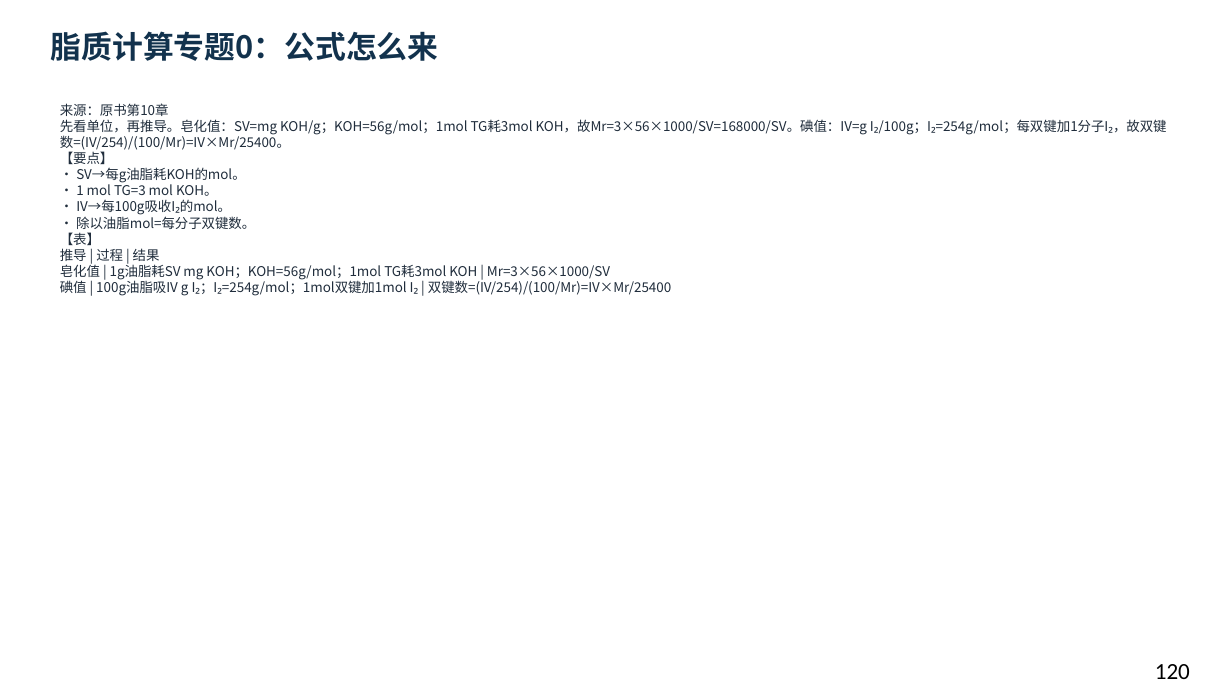
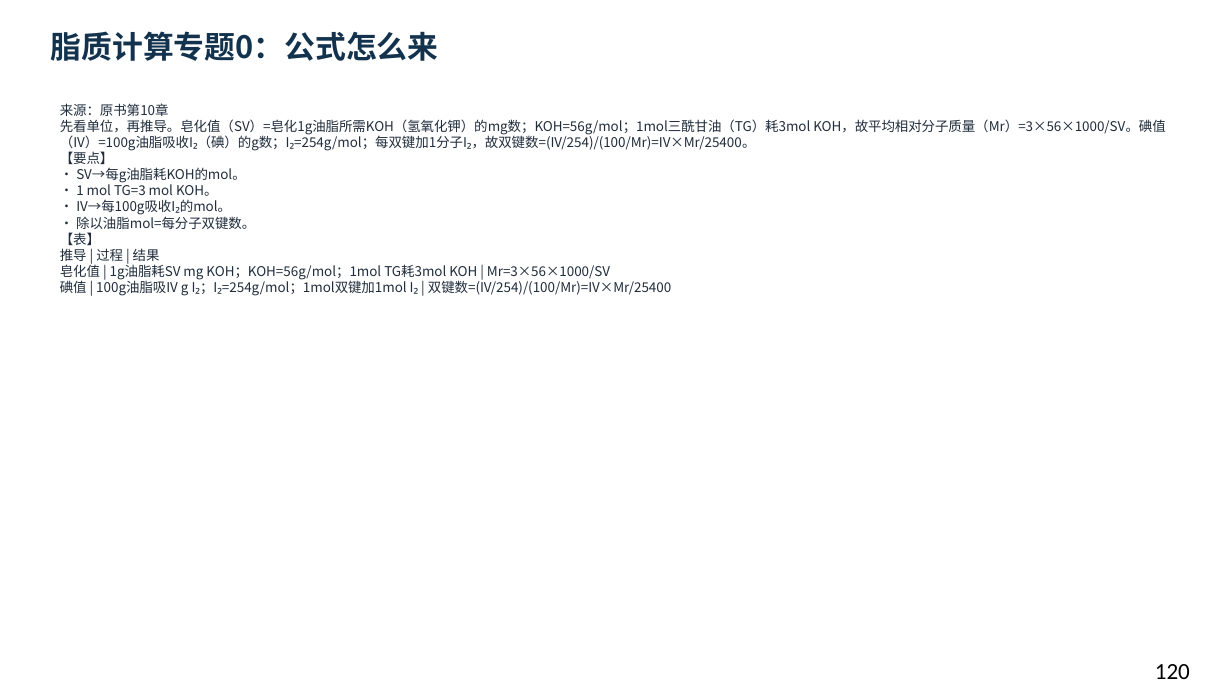
Before and after one commit to newkan-li/Biochemistry, a slide deck: slide 120 of downloads/bc10-ai-style.pptx. Drawn at 1232x693 pixels with LibreOffice and Linux fonts; fonts in the diff are those of the drawing. Boxes give left, top, right and bottom in pixels: in the first picture for what was removed or moved away, otherwise in the second. Text is boxed around its words. In the diff, an @@ line names an element or a change of style, - is before the commit and + after.

```diff
--- a/downloads/bc10-ai-style.pptx
+++ b/downloads/bc10-ai-style.pptx
@@ text at [60,103,1165,296]: text changed @@
-来源：原书第10章
-先看单位，再推导。皂化值：SV=mg KOH/g；KOH=56g/mol；1mol TG耗3mol KOH，故Mr=3×56×1000/SV=168000/SV。碘值：IV=g I₂/100g；I₂=254g/mol；每双键加1分子I₂，故双键数=(IV/254)/(100/Mr)=IV×Mr/25400。
-【要点】
-• SV→每g油脂耗KOH的mol。
-• 1 mol TG=3 mol KOH。
-• IV→每100g吸收I₂的mol。
-• 除以油脂mol=每分子双键数。
-【表】
-推导 | 过程 | 结果
-皂化值 | 1g油脂耗SV mg KOH；KOH=56g/mol；1mol TG耗3mol KOH | Mr=3×56×1000/SV
-碘值 | 100g油脂吸IV g I₂；I₂=254g/mol；1mol双键加1mol I₂ | 双键数=(IV/254)/(100/Mr)=IV×Mr/25400
+来源：原书第10章
+先看单位，再推导。皂化值（SV）=皂化1g油脂所需KOH（氢氧化钾）的mg数；KOH=56g/mol；1mol三酰甘油（TG）耗3mol KOH，故平均相对分子质量（Mr）=3×56×1000/SV。碘值（IV）=100g油脂吸收I₂（碘）的g数；I₂=254g/mol；每双键加1分子I₂，故双键数=(IV/254)/(100/Mr)=IV×Mr/25400。
+【要点】
+• SV→每g油脂耗KOH的mol。
+• 1 mol TG=3 mol KOH。
+• IV→每100g吸收I₂的mol。
+• 除以油脂mol=每分子双键数。
+【表】
+推导 | 过程 | 结果
+皂化值 | 1g油脂耗SV mg KOH；KOH=56g/mol；1mol TG耗3mol KOH | Mr=3×56×1000/SV
+碘值 | 100g油脂吸IV g I₂；I₂=254g/mol；1mol双键加1mol I₂ | 双键数=(IV/254)/(100/Mr)=IV×Mr/25400
```
Also in this commit, not shown: 1 other slide changed, 9 other files.
